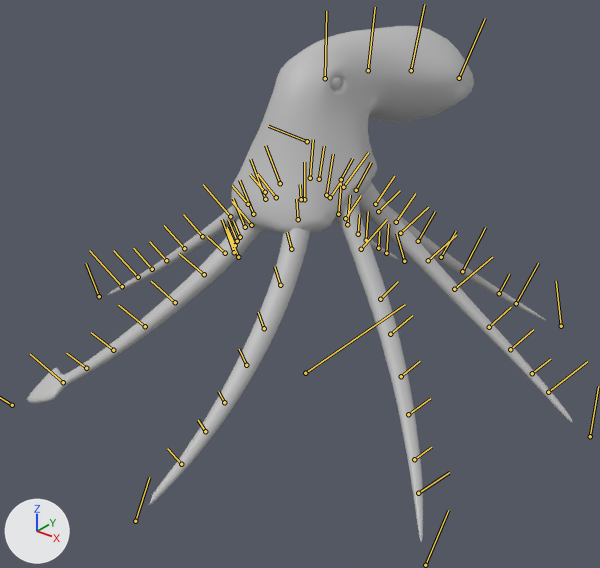
Before and after pictures for a commit that changed the FBX model GDP/3D/Animations/Octo_boss.fbx.
One viewpoint serves both versions: a 50 mm camera at (0.0164, -0.0209, 0.0166) aimed at (0.0005, -0.001, 0.0042). Lighting does not change. The marker at lower left points along +X, +Y and +Z. Both versions are drawn at frame 148 of the action 'Octopus'; the numbers are the values there. The bones that bend it are drawn over the model as lines.

The first picture shows 'Octopus:OCTOPUS2:polySurface1', 'Octopus:OCTOPUS2:polySurface4', 'Octopus:OCTOPUS2:polySurface5', 'Octopus:OCTOPUS2:polySurface6', 'Octopus:OCTOPUS2:polySurface7', 'Octopus:OCTOPUS2:polySurface8', 'Octopus:OCTOPUS2:polySurface9', 'Octopus:pSphere3'.
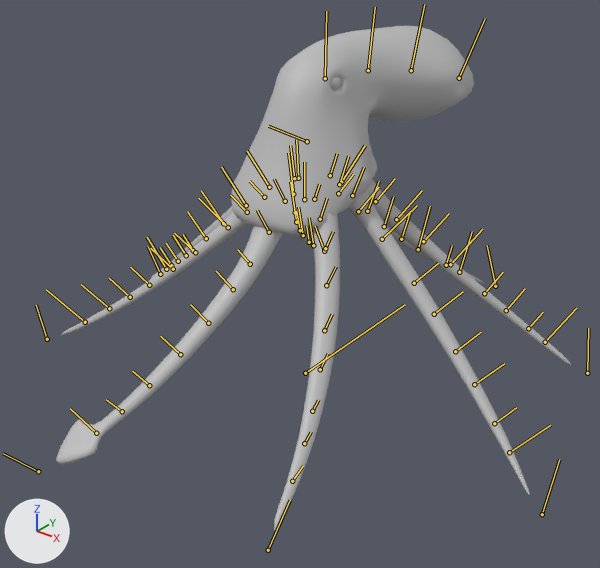
Location of each change, [x1, y1, x2, y2] in pixels of the pictures (600 x 568 px):
'Octopus:OCTOPUS2:polySurface9', posed (59% narrower, 15% taller): before [149, 228, 310, 505]; after [274, 213, 340, 531]
'Octopus:OCTOPUS2:polySurface8', posed (28% taller): before [27, 218, 263, 404]; after [56, 226, 283, 464]
'Octopus:OCTOPUS2:polySurface7', posed (109% wider, 12% shorter): before [336, 196, 423, 542]; after [347, 190, 530, 496]
'Octopus:OCTOPUS2:polySurface6', posed (23% shorter): before [359, 182, 573, 423]; after [367, 180, 571, 365]
'Octopus:OCTOPUS2:polySurface4', posed: before [107, 206, 238, 295]; after [60, 212, 249, 336]
'Octopus:OCTOPUS2:polySurface1', posed: before [390, 207, 545, 320]; after [385, 224, 484, 283]
'Octopus:OCTOPUS2:polySurface3', posed: before [239, 248, 247, 256]; after [151, 207, 233, 279]
'Octopus:OCTOPUS2:polySurface5', posed: before [333, 217, 398, 259]; after [296, 233, 314, 249]

What the commit changed:
Bone 'Octopus:joint51' (bone_octopus_joint51) turns from (0, -59, 0) to (0, -37, 0) degrees about its own x, y and z.
